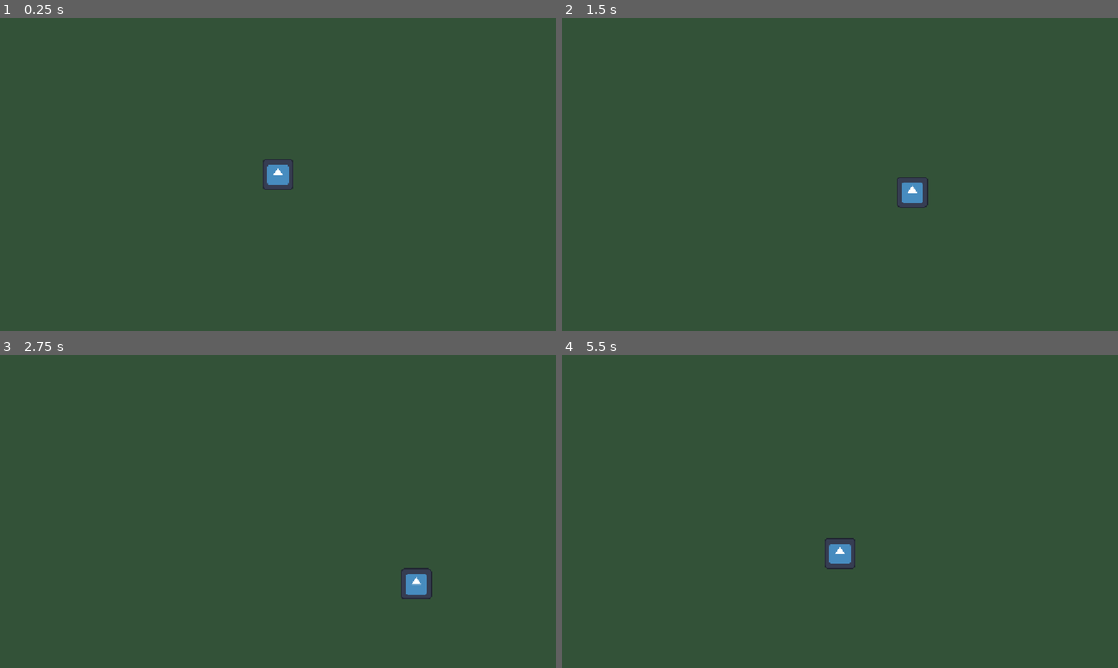
Above: before the commit, frames 1-4 (two rows, left to right).
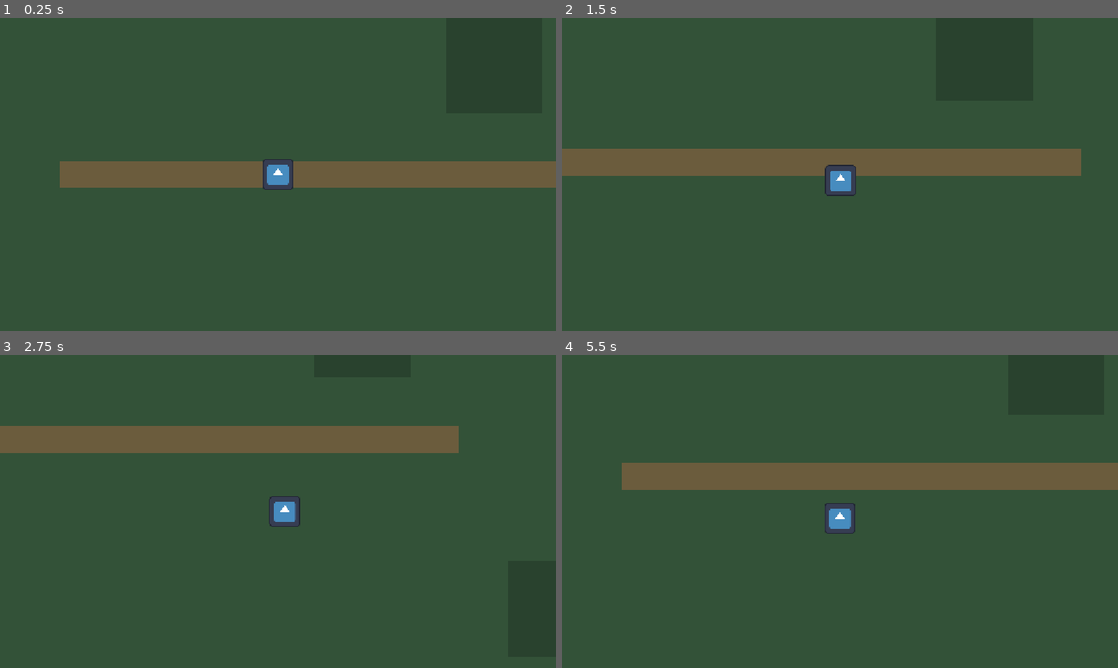
Above: after the commit, the same moments.

Repository: YouMyller/test-1
Game: Godot game, scene res://main.tscn
The game is run twice, just before and just after one commit, with the same random seed, the same clock (stepped at 60 frames per second) and the same inputs. The engine's default icon, where the game draws it, is replaced by a stand-in: a white triangle on a blue panel in a dark square.
Inputs:
- Up to frame 1 (0.25 s): no input
- Up to frame 2 (1.5 s): tap Enter at 0.5 s; hold D (move_right) 0.53-1.28 s; hold S (move_down) from 1.28 s (still down)
- Up to frame 3 (2.75 s): release S (move_down) at 2.03 s; hold D (move_right) from 2.03 s (still down)
- Up to frame 4 (5.5 s): release D (move_right) at 2.78 s; hold W (move_up) 2.78-3.53 s; hold A (move_left) 3.53-5.03 s; hold S (move_down) from 5.03 s (still down)

The runs differ from the first frame. In frame 1, 7.1% of the frame differs, in the area x 10-100%, y 45-55%; in frame 2, 9.0%, in the area x 0-94%, y 41-61%; in frame 3, 8.2%; in frame 4, 8.8%.

Commit message:
Added a camera that follows the player

Diff:
--- a/test-2/main.tscn
+++ b/test-2/main.tscn
@@ -3,36 +3,78 @@
 [ext_resource type="PackedScene" path="res://player/player.tscn" id="1_player"]
 
 [sub_resource type="RectangleShape2D" id="RectangleShape2D_horizontal"]
-size = Vector2(1152, 32)
+size = Vector2(2304, 32)
 
 [sub_resource type="RectangleShape2D" id="RectangleShape2D_vertical"]
-size = Vector2(32, 648)
+size = Vector2(32, 1296)
 
 [node name="Main" type="Node2D" unique_id=1411230305]
 
-[node name="Ground" type="ColorRect" parent="." unique_id=268169600]
-offset_right = 1152.0
-offset_bottom = 648.0
+[node name="Ground" type="ColorRect" parent="." unique_id=268169600 groups=["camera_bounds"]]
+offset_right = 2304.0
+offset_bottom = 1296.0
 mouse_filter = 2
 color = Color(0.2, 0.32, 0.22, 1)
+
+[node name="Decor" type="Node2D" parent="."]
+
+[node name="Patch1" type="ColorRect" parent="Decor"]
+offset_left = 160.0
+offset_top = 120.0
+offset_right = 420.0
+offset_bottom = 300.0
+mouse_filter = 2
+color = Color(0.16, 0.26, 0.18, 1)
+
+[node name="Patch2" type="ColorRect" parent="Decor"]
+offset_left = 1500.0
+offset_top = 200.0
+offset_right = 1700.0
+offset_bottom = 520.0
+mouse_filter = 2
+color = Color(0.16, 0.26, 0.18, 1)
+
+[node name="Patch3" type="ColorRect" parent="Decor"]
+offset_left = 1900.0
+offset_top = 900.0
+offset_right = 2200.0
+offset_bottom = 1100.0
+mouse_filter = 2
+color = Color(0.16, 0.26, 0.18, 1)
+
+[node name="Patch4" type="ColorRect" parent="Decor"]
+offset_left = 300.0
+offset_top = 950.0
+offset_right = 520.0
+offset_bottom = 1200.0
+mouse_filter = 2
+color = Color(0.16, 0.26, 0.18, 1)
+
+[node name="Path" type="ColorRect" parent="Decor"]
+offset_left = 700.0
+offset_top = 620.0
+offset_right = 1800.0
+offset_bottom = 676.0
+mouse_filter = 2
+color = Color(0.42, 0.36, 0.24, 1)
 
 [node name="Walls" type="StaticBody2D" parent="." unique_id=1931760985]
 
 [node name="Top" type="CollisionShape2D" parent="Walls" unique_id=1043240456]
-position = Vector2(576, -16)
+position = Vector2(1152, -16)
 shape = SubResource("RectangleShape2D_horizontal")
 
 [node name="Bottom" type="CollisionShape2D" parent="Walls" unique_id=1630170819]
-position = Vector2(576, 664)
+position = Vector2(1152, 1312)
 shape = SubResource("RectangleShape2D_horizontal")
 
 [node name="Left" type="CollisionShape2D" parent="Walls" unique_id=1088925521]
-position = Vector2(-16, 324)
+position = Vector2(-16, 648)
 shape = SubResource("RectangleShape2D_vertical")
 
 [node name="Right" type="CollisionShape2D" parent="Walls" unique_id=54377582]
-position = Vector2(1168, 324)
+position = Vector2(2320, 648)
 shape = SubResource("RectangleShape2D_vertical")
 
 [node name="Player" parent="." unique_id=699051901 instance=ExtResource("1_player")]
-position = Vector2(576, 324)
+position = Vector2(1152, 648)
--- a/test-2/player/player.tscn
+++ b/test-2/player/player.tscn
@@ -1,7 +1,8 @@
-[gd_scene load_steps=4 format=3]
+[gd_scene load_steps=5 format=3]
 
 [ext_resource type="Script" path="res://player/player.gd" id="1_script"]
 [ext_resource type="Texture2D" path="res://icon.svg" id="2_icon"]
+[ext_resource type="Script" path="res://player/player_camera.gd" id="3_camera"]
 
 [sub_resource type="RectangleShape2D" id="RectangleShape2D_body"]
 size = Vector2(64, 64)
@@ -16,3 +17,9 @@
 
 [node name="CollisionShape2D" type="CollisionShape2D" parent="."]
 shape = SubResource("RectangleShape2D_body")
+
+[node name="Camera2D" type="Camera2D" parent="."]
+process_callback = 0
+position_smoothing_enabled = true
+position_smoothing_speed = 6.0
+script = ExtResource("3_camera")
--- /dev/null
+++ b/test-2/player/player_camera.gd
@@ -0,0 +1,42 @@
+extends Camera2D
+## Follows the player (as its child) and sets its limits automatically
+## from the level's size, so levels never need hand-typed camera limits.
+##
+## In each level, add the node that covers the playable area to the
+## "camera_bounds" group. Supported node types:
+## - Control (e.g. a ColorRect floor): uses its rectangle.
+## - TileMapLayer: uses the area covered by its painted tiles.
+## If no such node exists, the camera follows without limits.
+
+const BOUNDS_GROUP: StringName = &"camera_bounds"
+
+
+func _ready() -> void:
+	var bounds_node: Node = get_tree().get_first_node_in_group(BOUNDS_GROUP)
+	if bounds_node == null:
+		push_warning("No node in group '%s'; camera has no limits." % BOUNDS_GROUP)
+		return
+
+	var rect: Rect2
+	if bounds_node is Control:
+		rect = (bounds_node as Control).get_global_rect()
+	elif bounds_node is TileMapLayer:
+		rect = _tile_map_rect(bounds_node as TileMapLayer)
+	else:
+		push_warning("'%s' is in group '%s' but isn't a Control or TileMapLayer." % [bounds_node.name, BOUNDS_GROUP])
+		return
+
+	limit_left = floori(rect.position.x)
+	limit_top = floori(rect.position.y)
+	limit_right = ceili(rect.end.x)
+	limit_bottom = ceili(rect.end.y)
+	# Jump straight to the correct view instead of gliding into it.
+	reset_smoothing()
+
+
+## Returns the area covered by the layer's painted tiles, in world coordinates.
+func _tile_map_rect(layer: TileMapLayer) -> Rect2:
+	var used: Rect2i = layer.get_used_rect()
+	var tile_size := Vector2(layer.tile_set.tile_size)
+	var local_rect := Rect2(Vector2(used.position) * tile_size, Vector2(used.size) * tile_size)
+	return layer.global_transform * local_rect
Not shown, added: test-2/player/player_camera.gd.uid
Not shown, changed: test-2/CLAUDE.md
